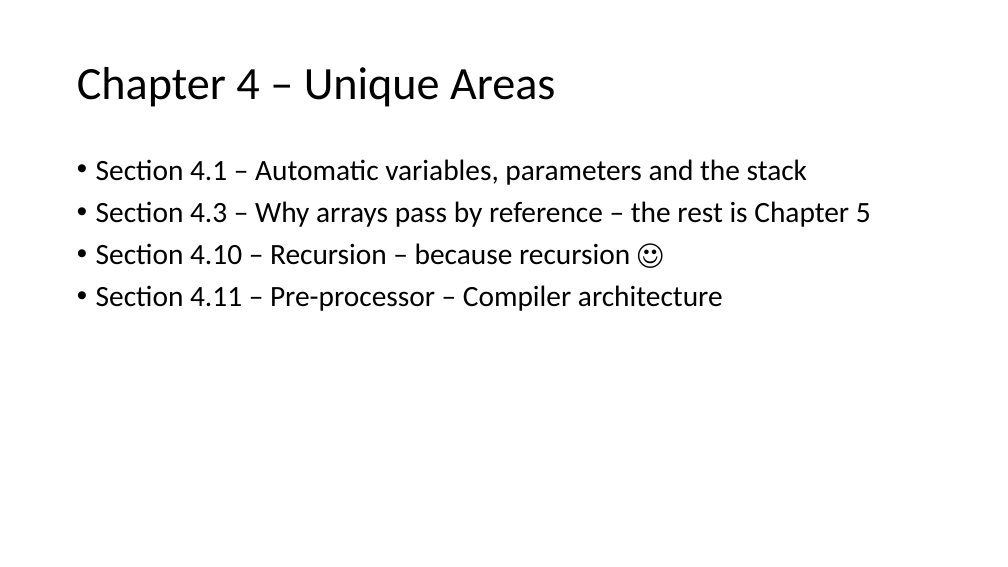
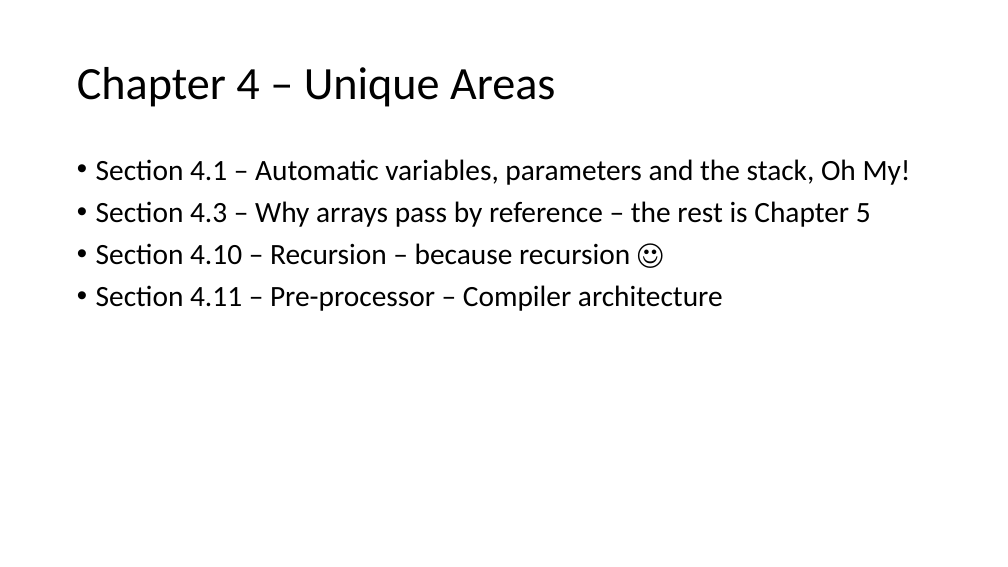
Before and after one commit to csev/cc4e, a slide deck: slide 2 of lectures/KR-4.pptx. Drawn at 1008x567 pixels with LibreOffice and Linux fonts; fonts in the diff are those of the drawing. Boxes give left, top, right and bottom in pixels: in the first picture for what was removed or moved away, otherwise in the second. Text is boxed around its words. In the diff, an @@ line names an element or a change of style, - is before the commit and + after.

```diff
--- a/lectures/KR-4.pptx
+++ b/lectures/KR-4.pptx
@@ text at (96,159,911,185): text changed @@
-• Section 4.1 – Automatic variables, parameters and the stack
+• Section 4.1 – Automatic variables, parameters and the stack, Oh My!
```
Also in this commit, not shown: 1 other slide changed, 3 slides added, 1 slide removed, 2 other files.
